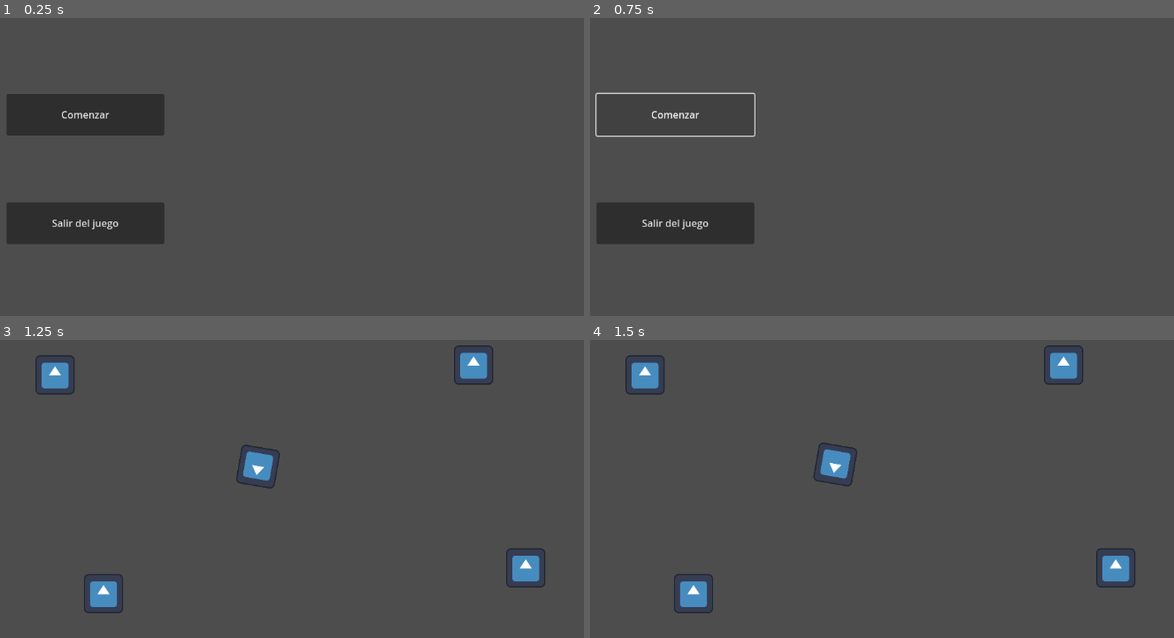
Above: before the commit, frames 1-4 (two rows, left to right).
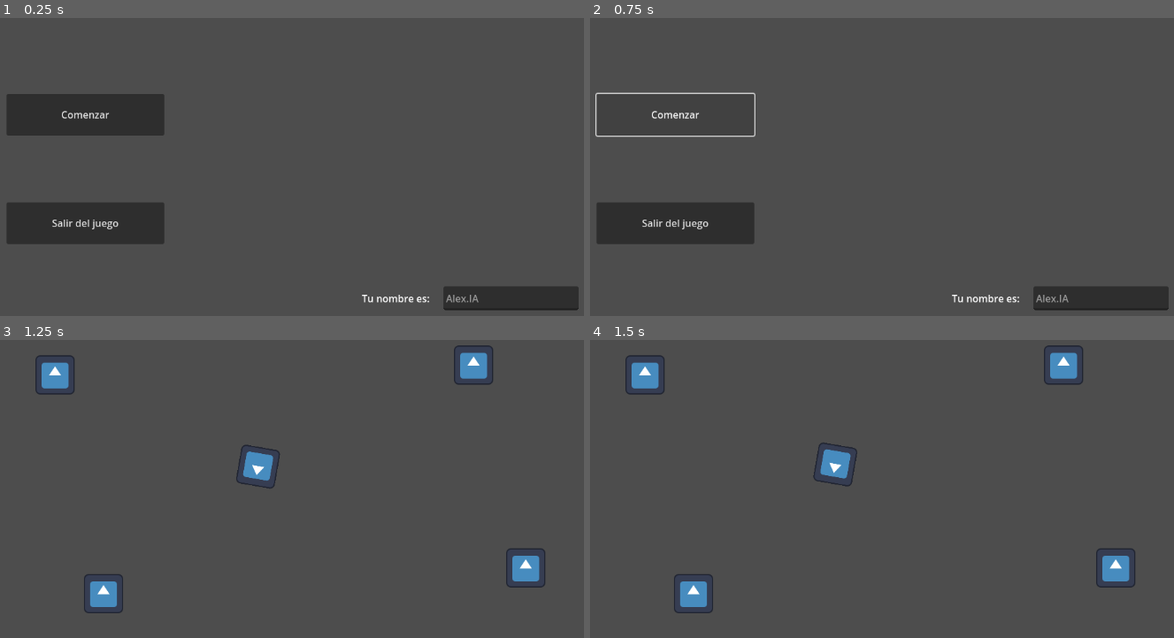
Above: after the commit, the same moments.

Repository: Gonzalo-Pizzolanti/madrid_jam
Game: Godot game, scene res://Scenes/intro_ui.tscn
The game is run twice, just before and just after one commit, with the same random seed, the same clock (stepped at 60 frames per second) and the same inputs. The engine's default icon, where the game draws it, is replaced by a stand-in: a white triangle on a blue panel in a dark square. Sound files missing from this copy of the repository are replaced by a short silence.
Inputs (mouse positions are in pixels of both pictures, inside the frame that each line leads up to):
- Up to frame 1 (0.25 s): no input
- Up to frame 2 (0.75 s): click "Comenzar" at 0.5 s
- Up to frame 3 (1.25 s): no input
- Up to frame 4 (1.5 s): move the mouse to (841, 465) at 1.27 s

The runs differ from the first frame. In frame 1, 1.9% of the frame differs, in the area x 61-100%, y 90-98%; in frame 2, 1.9%; in frame 3, nothing differs; in frame 4, nothing differs.

Commit message:
Name Input Field Addition

Diff:
--- /dev/null
+++ b/Scenes/Components/line_edit.tscn
@@ -0,0 +1,37 @@
+[gd_scene load_steps=2 format=3 uid="uid://bxraxfpamf2v"]
+
+[ext_resource type="Script" uid="uid://jxflm6wietgk" path="res://Scripts/Components/UI Bt Logic/line_edit.gd" id="1_00j8r"]
+
+[node name="LineEdit" type="LineEdit"]
+offset_right = 220.0
+offset_bottom = 39.0
+placeholder_text = "Alex.IA"
+max_length = 15
+keep_editing_on_text_submit = true
+expand_to_text_length = true
+context_menu_enabled = false
+emoji_menu_enabled = false
+clear_button_enabled = true
+caret_blink = true
+script = ExtResource("1_00j8r")
+
+[node name="WarningSound" type="AudioStreamPlayer" parent="."]
+
+[node name="InfoPanel" type="PanelContainer" parent="."]
+visible = false
+layout_mode = 0
+offset_left = 24.0
+offset_top = 49.0
+offset_right = 188.0
+offset_bottom = 74.0
+
+[node name="Info" type="Label" parent="InfoPanel"]
+custom_minimum_size = Vector2(20, 20)
+layout_mode = 2
+theme_override_font_sizes/font_size = 11
+text = "El nombre no es valido"
+horizontal_alignment = 1
+vertical_alignment = 1
+autowrap_mode = 2
+
+[connection signal="text_submitted" from="." to="." method="_on_text_submitted"]
--- a/Scenes/intro_ui.tscn
+++ b/Scenes/intro_ui.tscn
@@ -1,7 +1,8 @@
-[gd_scene load_steps=3 format=3 uid="uid://bv3ueybty0dm6"]
+[gd_scene load_steps=4 format=3 uid="uid://bv3ueybty0dm6"]
 
 [ext_resource type="PackedScene" uid="uid://beuab48co2of0" path="res://Scenes/Components/start_bt.tscn" id="1_w6bm0"]
 [ext_resource type="PackedScene" uid="uid://bwkwn2tr4t65t" path="res://Scenes/Components/exit_bt.tscn" id="2_blowu"]
+[ext_resource type="PackedScene" uid="uid://bxraxfpamf2v" path="res://Scenes/Components/line_edit.tscn" id="3_ejowa"]
 
 [node name="IntroUI" type="Node2D"]
 
@@ -16,3 +17,18 @@
 offset_top = 389.0
 offset_right = 396.0
 offset_bottom = 457.0
+
+[node name="LineEdit" parent="." instance=ExtResource("3_ejowa")]
+offset_left = 851.0
+offset_top = 526.0
+offset_right = 1071.0
+offset_bottom = 565.0
+
+[node name="Label" type="Label" parent="LineEdit"]
+layout_mode = 0
+offset_left = -146.0
+offset_right = -8.0
+offset_bottom = 39.0
+text = "Tu nombre es:"
+horizontal_alignment = 1
+vertical_alignment = 1
--- /dev/null
+++ b/Scripts/Components/UI Bt Logic/line_edit.gd
@@ -0,0 +1,23 @@
+extends LineEdit
+@onready var info_panel: PanelContainer = $InfoPanel
+@onready var info: Label = $InfoPanel/Info
+
+func _on_text_submitted(new_text: String) -> void:
+	if (new_text != null and new_text != ""):
+		print("Cambiado")
+		PlayerName.username = new_text
+		clear()
+		placeholder_text = new_text
+		info_panel.visible = true;
+		info.text = "¡Nombre cambiado!"
+		await get_tree().create_timer(5).timeout
+		info_panel.visible = false;
+	else:
+		print("NO cambiado")
+		info_panel.visible = true;
+		info.text = "El nombre no es válido"
+		await get_tree().create_timer(5).timeout
+		info_panel.visible = false;
+
+
+	pass # Replace with function body.
--- /dev/null
+++ b/Scripts/playerName.gd
@@ -0,0 +1,3 @@
+extends Node
+
+var username: String = "Alex.IA"
--- a/project.godot
+++ b/project.godot
@@ -15,6 +15,10 @@
 config/features=PackedStringArray("4.4", "Forward Plus")
 config/icon="res://icon.svg"
 
+[autoload]
+
+PlayerName="*res://Scripts/playerName.gd"
+
 [file_customization]
 
 folder_colors={
Not shown, added: Scripts/Components/UI Bt Logic/line_edit.gd.uid
Not shown, added: Scripts/playerName.gd.uid
